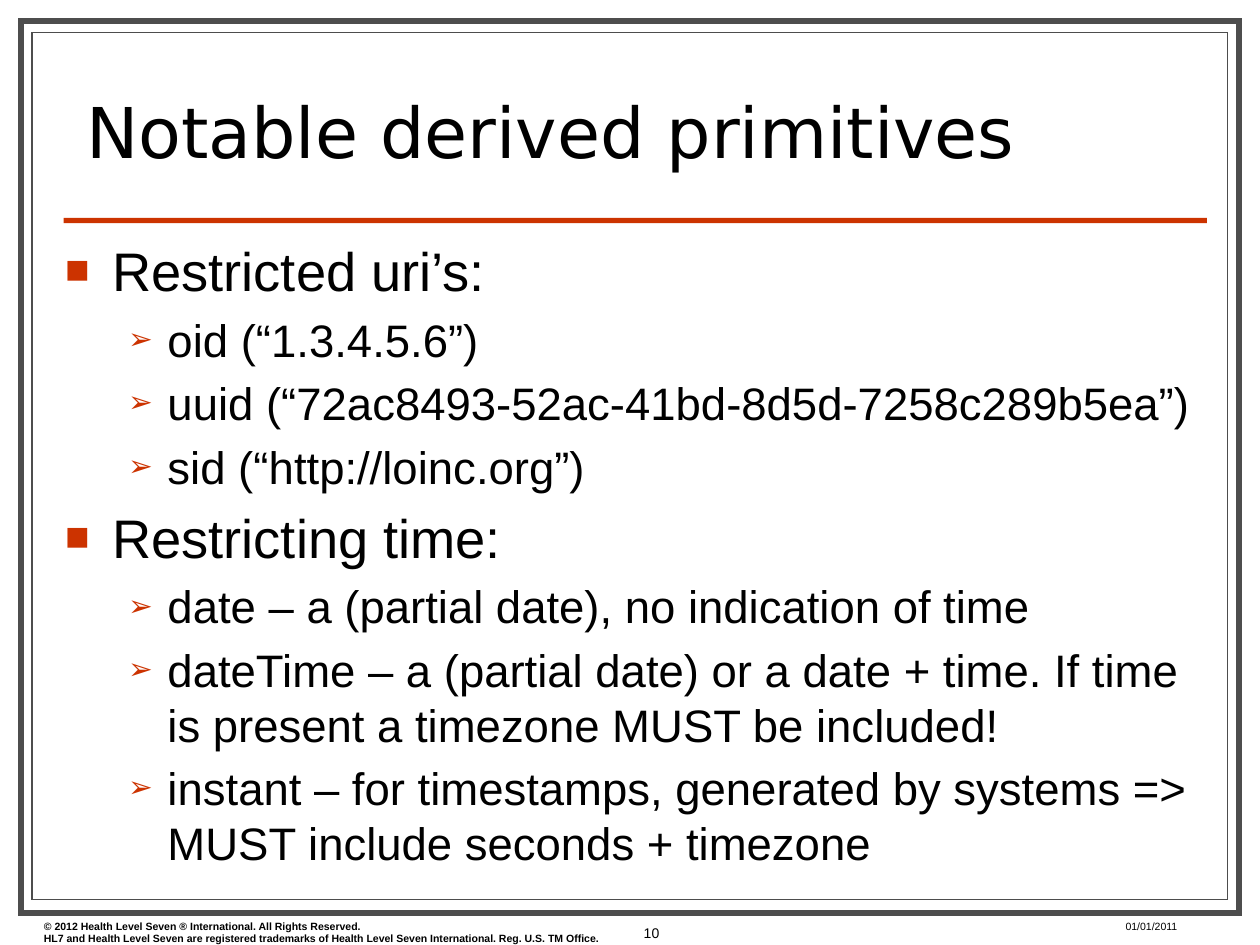
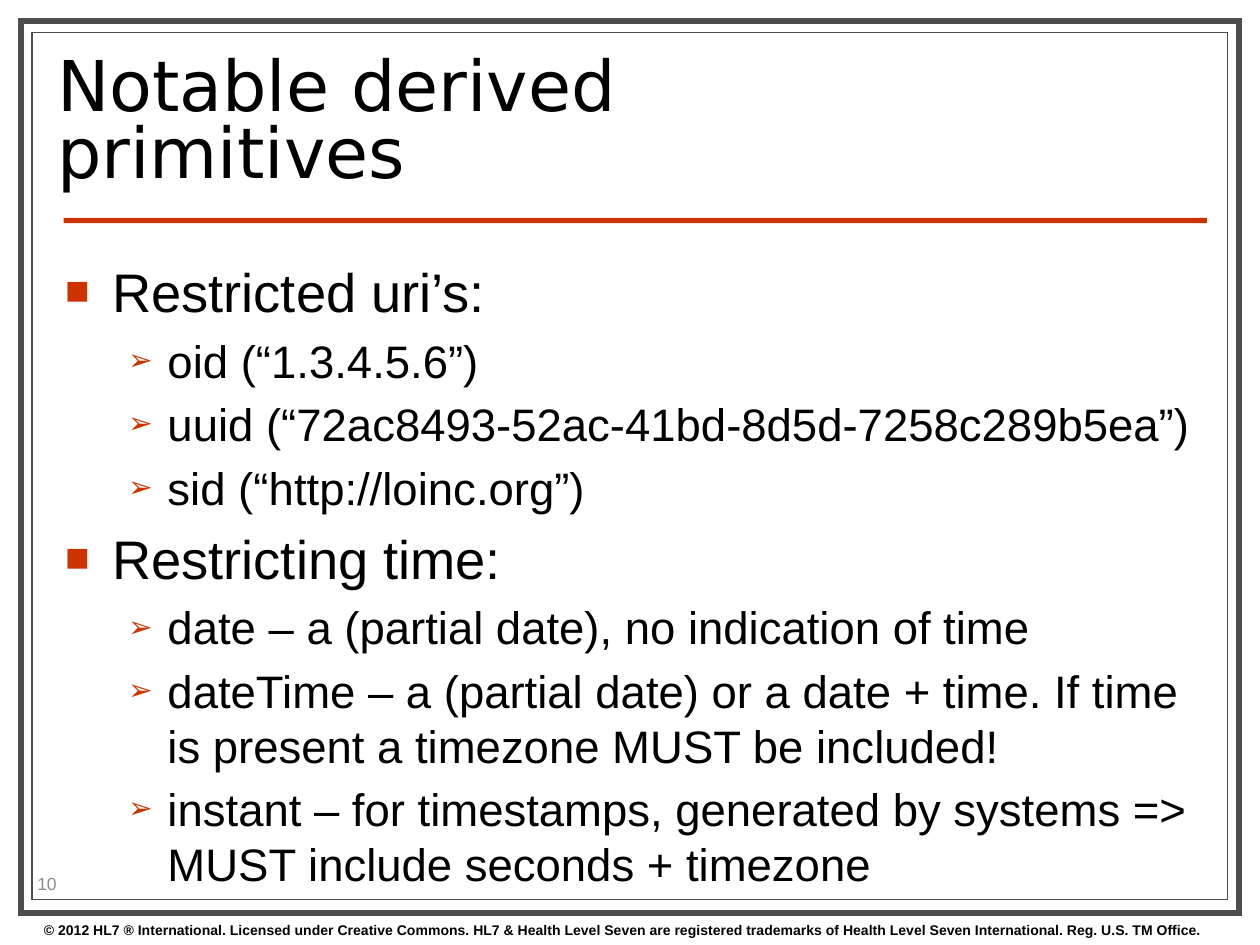
Before and after one commit to vista-novo/fhir, a slide deck: slide 10 of presentations/2013-01 Tutorials/201301 - Phoenix - FhirForDevelopersWGMTutorial.pptx. Drawn at 1260x945 pixels with LibreOffice and Linux fonts; fonts in the diff are those of the drawing; background and template pictures are left out. Boxes give left, top, right and bottom in pixels: in the first picture for what was removed or moved away, otherwise in the second. Text is boxed around its words. In the diff, an @@ line names an element or a change of style, - is before the commit and + after.

```diff
--- a/presentations/2013-01 Tutorials/201301 - Phoenix - FhirForDevelopersWGMTutorial.pptx
+++ b/presentations/2013-01 Tutorials/201301 - Phoenix - FhirForDevelopersWGMTutorial.pptx
@@ title "Notable derived primitives": place and size @@
-title "Notable derived primitives" at [86,104,1015,173]
+title "Notable derived primitives" at [57,57,615,193]
@@ title "Notable derived primitives" at [57,57,615,193]: vertical alignment bottom to middle @@
@@ text "Restricted uri’s:": place and size @@
-text "Restricted uri’s:" at [112,251,1189,861]
+text "Restricted uri’s:" at [112,272,1189,882]
@@ page number: place and size @@
-page number at [644,928,660,938]
+page number at [37,878,56,890]
@@ page number at [37,878,56,890]: size 8 to 10 pt, text colour #000000 to #8C8C8C; alignment right to left @@
@@ text at [58,925,1201,938]: text changed; size 6 to 8 pt @@
-© 2012 Health Level Seven ® International. All Rights Reserved.
-HL7 and Health Level Seven are registered trademarks of Health Level Seven International. Reg. U.S. TM Office.
+© 2012 HL7 ® International. Licensed under Creative Commons. HL7 & Health Level Seven are registered trademarks of Health Level Seven International. Reg. U.S. TM Office.
@@ text removed at [1126,922,1178,930] @@
-01/01/2011
```
Also in this commit, not shown: 84 other slides changed, 1 slide added, 1 slide removed.
